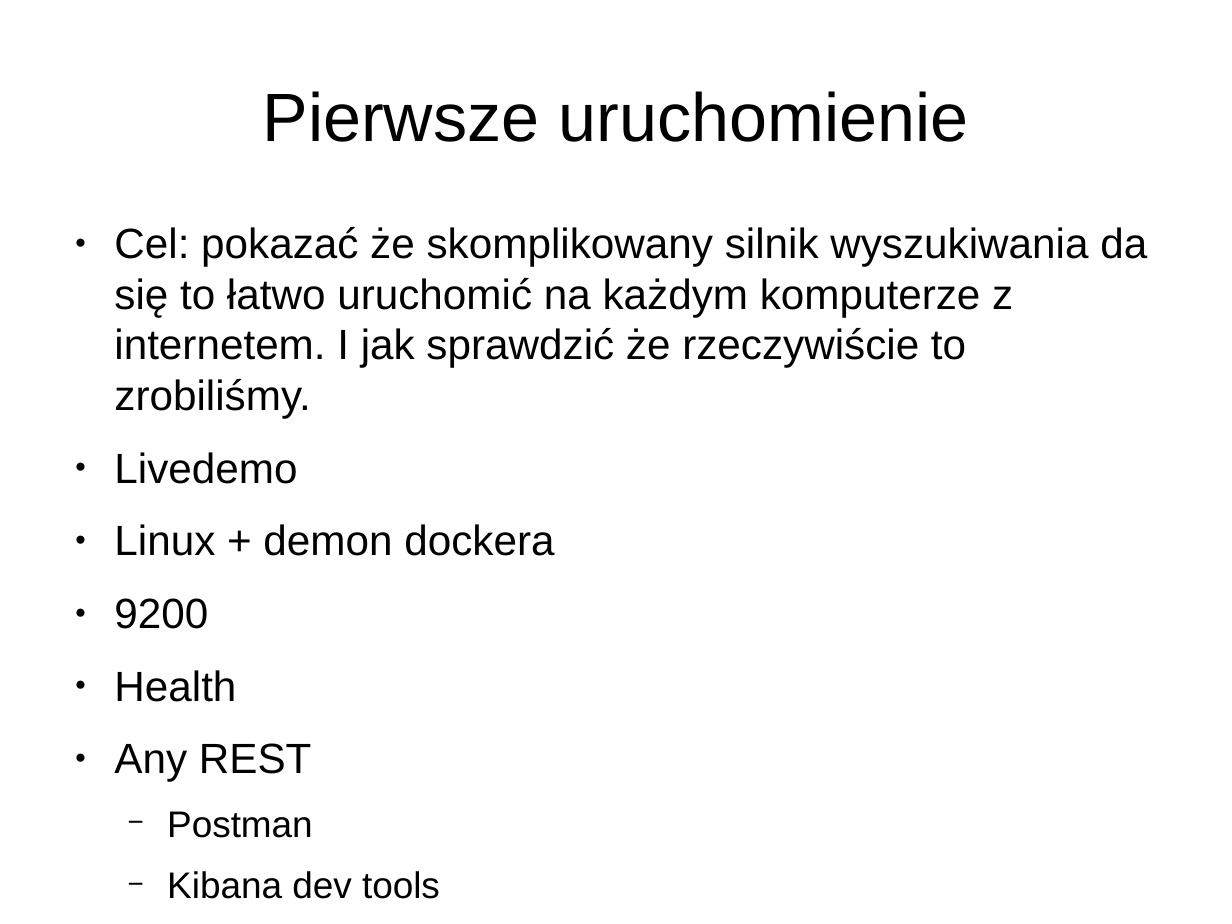
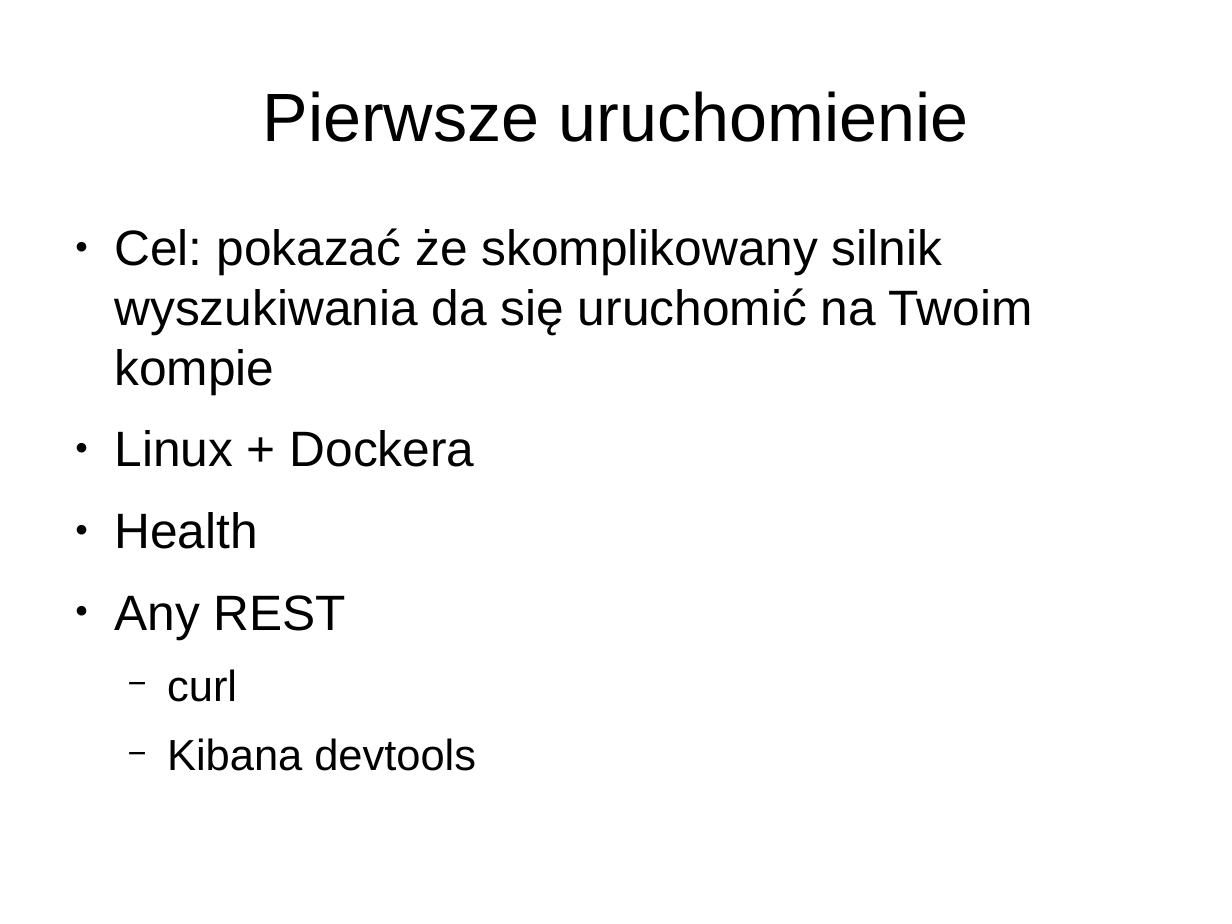
Before and after one commit to lukaszkuczynski/nieszukaj, a slide deck: slide 10 of znajduj.odp. Drawn at 1232x924 pixels with LibreOffice and Linux fonts; fonts in the diff are those of the drawing. Boxes give left, top, right and bottom in pixels: in the first picture for what was removed or moved away, otherwise in the second. Text is boxed around its words. In the diff, an @@ line names an element or a change of style, - is before the commit and + after.

```diff
--- a/znajduj.odp
+++ b/znajduj.odp
@@ text at (114, 228, 1033, 467): text changed; size 27.2 to 32 pt @@
-● Cel: pokazać że skomplikowany silnik wyszukiwania da się to łatwo uruchomić na każdym komputerze z internetem. I jak sprawdzić że rzeczywiście to zrobiliśmy.
-● Livedemo
-● Linux + demon dockera
-● 9200
+● Cel: pokazać że skomplikowany silnik wyszukiwania da się uruchomić na Twoim kompie
+● Linux + Dockera
@@ text at (114, 512, 346, 639): size 27.2 to 32 pt in "Health", "Any REST" @@
@@ text at (167, 669, 476, 771): text changed; size 23.8 to 28 pt @@
-  − Postman
-  − Kibana dev tools
+  − curl
+  − Kibana devtools
```
Also in this commit, not shown: 12 other slides changed, 4 slides added, 5 slides removed.
